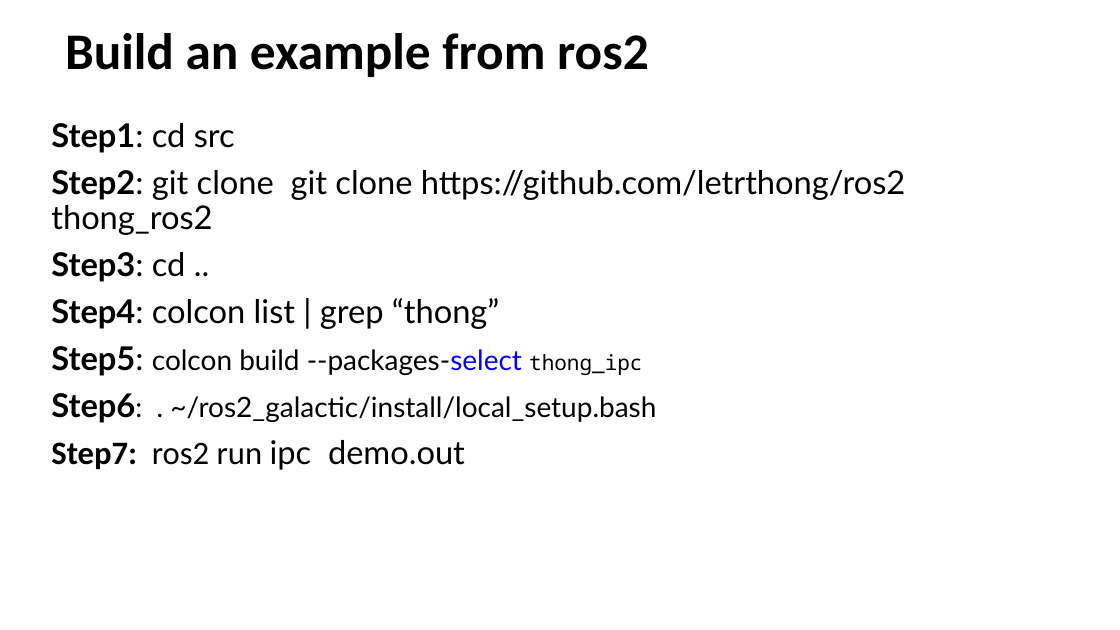
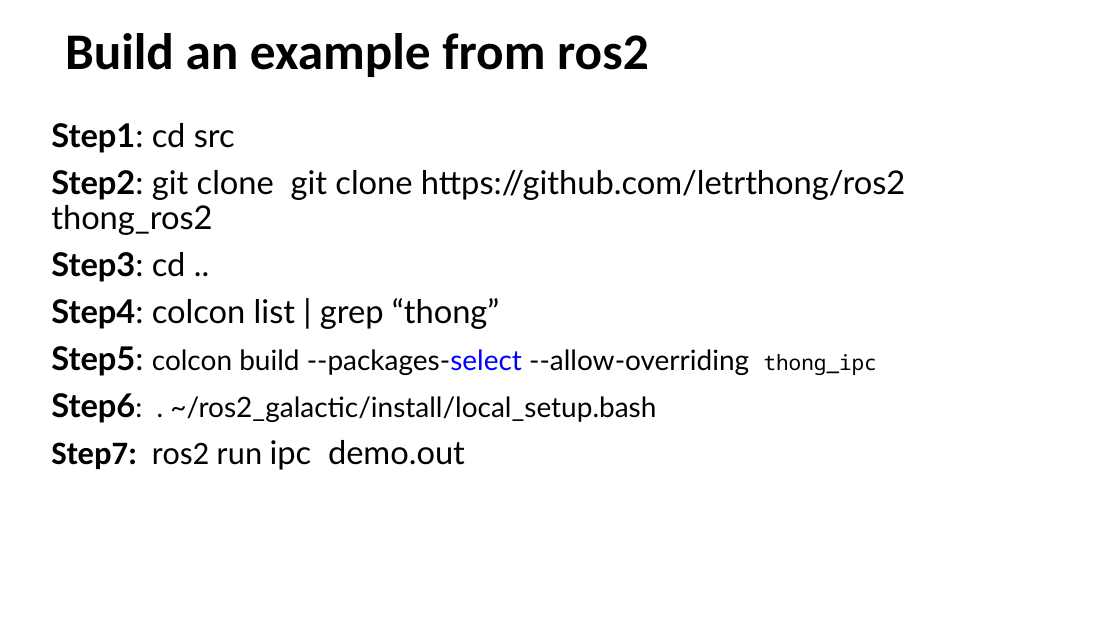
Before and after one commit to letrthong/ros2, a slide deck: slide 11 of ros2.pptx. Drawn at 1120x630 pixels with LibreOffice and Linux fonts; fonts in the diff are those of the drawing. Boxes give left, top, right and bottom in pixels: in the first picture for what was removed or moved away, otherwise in the second. Text is boxed around its words. In the diff, an @@ line names an element or a change of style, - is before the commit and + after.

```diff
--- a/ros2.pptx
+++ b/ros2.pptx
@@ text at [51, 346, 877, 376]: text changed @@
-Step5: colcon build --packages-select thong_ipc
+Step5: colcon build --packages-select --allow-overriding thong_ipc
```
Also in this commit, not shown: 1 other file.
